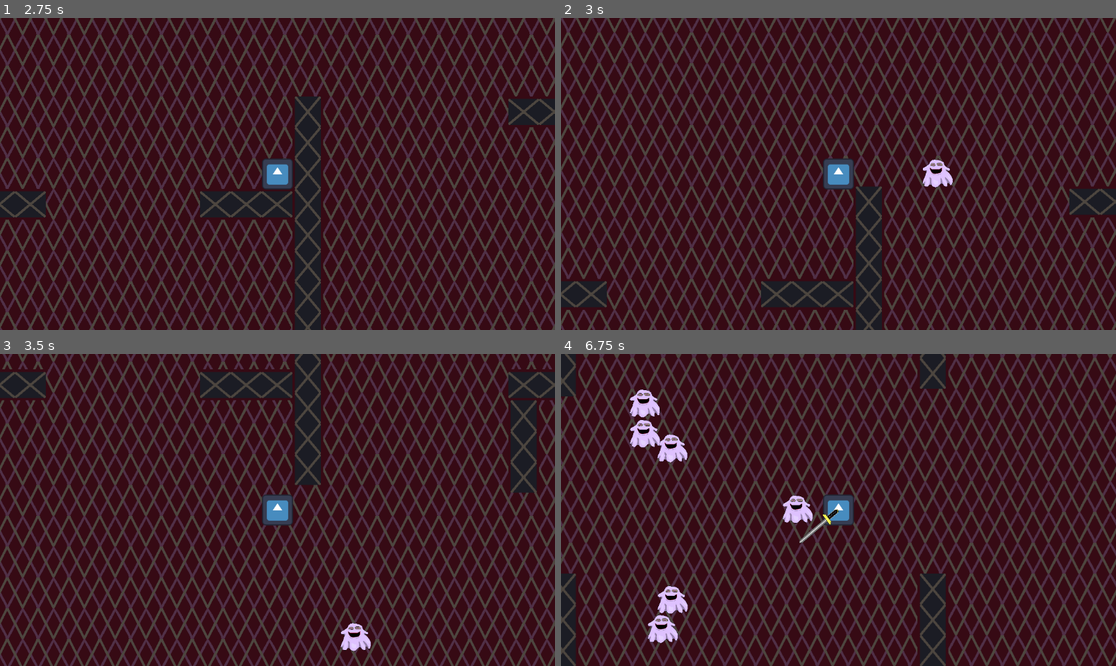
Above: before the commit, frames 1-4 (two rows, left to right).
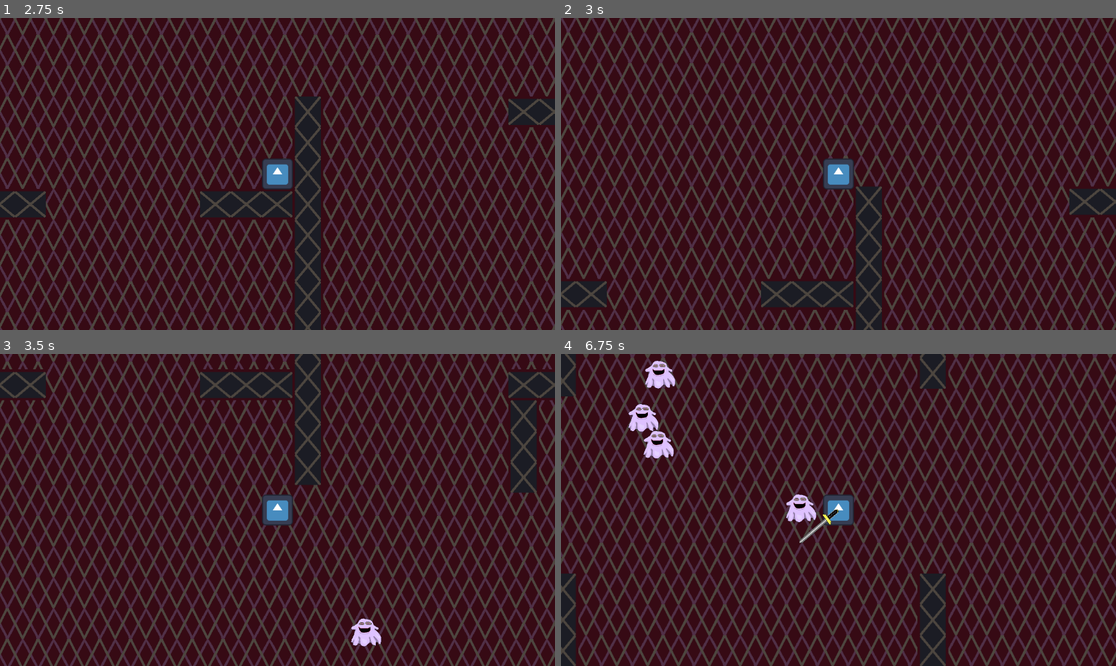
Above: after the commit, the same moments.

Repository: liamebre/godot_waveFight
Game: Godot game, scene res://scenes/main.tscn
Same seed, same stepped clock (60 frames per second), same inputs: the game is played once before the commit and once after it. The engine's default icon, where the game draws it, is replaced by a stand-in: a white triangle on a blue panel in a dark square.
Inputs (mouse positions are in pixels of both pictures, inside the frame that each line leads up to):
- Up to frame 1 (2.75 s): tap Enter at 0.5 s; move the mouse to (399, 158) at 0.52 s; hold D (move_right) 0.53-1.28 s; click (399, 158) at 0.6 s; move the mouse to (166, 189) at 1.27 s; hold S (move_down) 1.28-2.03 s; tap Space (dash) at 1.35 s; move the mouse to (333, 105) at 2.02 s; hold D (move_right) from 2.03 s (still down); click (333, 105) at 2.1 s
- Up to frame 2 (3 s): move the mouse to (810, 236) at 2.77 s; release D (move_right) at 2.78 s; hold W (move_up) from 2.78 s (still down); tap Space (dash) at 2.85 s
- Up to frame 3 (3.5 s): keep holding W (move_up)
- Up to frame 4 (6.75 s): move the mouse to (1005, 556) at 3.52 s; release W (move_up) at 3.53 s; hold A (move_left) 3.53-5.03 s; click (1005, 556) at 3.6 s; move the mouse to (672, 463) at 4.27 s; tap Space (dash) at 4.35, 5.85 s; move the mouse to (866, 510) at 5.02 s; hold S (move_down) 5.03-5.78 s; click (866, 510) at 5.1 s; move the mouse to (755, 432) at 5.77 s; hold D (move_right) 5.78-6.53 s; move the mouse to (960, 494) at 6.52 s; hold W (move_up) from 6.53 s (still down); click (960, 494) at 6.6 s

Frame 1 is identical in both runs. In frame 2, 0.4% of the frame differs, in the area x 65-71%, y 45-55%; in frame 3, 0.5%; in frame 4, 2.5%, in the area x 12-47%, y 2-93%.

Commit message:
upgrademenu
i got the menu to pop up when you win a round. and you can press the buttons which causes it to close and you move on to the second round. not actual upgrades tho just the button

Diff:
--- a/scenes/main.tscn
+++ b/scenes/main.tscn
@@ -23,7 +23,6 @@
 position = Vector2(2568, 1408)
 
 [node name="MobTimer" type="Timer" parent="."]
-wait_time = 0.75
 
 [node name="ScoreTimer" type="Timer" parent="."]
 
--- a/scenes/upgrades.tscn
+++ b/scenes/upgrades.tscn
@@ -1,4 +1,6 @@
-[gd_scene format=3 uid="uid://x5jnghysym2j"]
+[gd_scene load_steps=2 format=3 uid="uid://x5jnghysym2j"]
+
+[ext_resource type="Script" uid="uid://qq6ppj1abymf" path="res://scripts/upgrades.gd" id="1_a0ma6"]
 
 [node name="upgrades" type="Control"]
 layout_mode = 3
@@ -7,3 +9,60 @@
 anchor_bottom = 1.0
 grow_horizontal = 2
 grow_vertical = 2
+script = ExtResource("1_a0ma6")
+
+[node name="BoxContainer" type="BoxContainer" parent="."]
+layout_mode = 1
+anchors_preset = 15
+anchor_right = 1.0
+anchor_bottom = 1.0
+offset_left = 64.0
+offset_top = 64.0
+offset_right = -64.0
+offset_bottom = -80.0
+grow_horizontal = 2
+grow_vertical = 2
+
+[node name="HBoxContainer" type="HBoxContainer" parent="BoxContainer"]
+layout_mode = 2
+
+[node name="VSeparator2" type="VSeparator" parent="BoxContainer/HBoxContainer"]
+custom_minimum_size = Vector2(125, 0)
+layout_mode = 2
+
+[node name="Button" type="Button" parent="BoxContainer/HBoxContainer"]
+process_mode = 3
+layout_mode = 2
+text = "hello this is button 1 "
+
+[node name="VSeparator" type="VSeparator" parent="BoxContainer/HBoxContainer"]
+custom_minimum_size = Vector2(125, 0)
+layout_mode = 2
+
+[node name="HBoxContainer2" type="HBoxContainer" parent="BoxContainer"]
+process_mode = 3
+layout_mode = 2
+
+[node name="Button" type="Button" parent="BoxContainer/HBoxContainer2"]
+layout_mode = 2
+text = "hello this is button 2"
+
+[node name="VSeparator" type="VSeparator" parent="BoxContainer/HBoxContainer2"]
+custom_minimum_size = Vector2(125, 0)
+layout_mode = 2
+
+[node name="HBoxContainer3" type="HBoxContainer" parent="BoxContainer"]
+process_mode = 3
+layout_mode = 2
+
+[node name="Button" type="Button" parent="BoxContainer/HBoxContainer3"]
+layout_mode = 2
+text = "hello this is button 3"
+
+[node name="VSeparator" type="VSeparator" parent="BoxContainer/HBoxContainer3"]
+custom_minimum_size = Vector2(125, 0)
+layout_mode = 2
+
+[connection signal="pressed" from="BoxContainer/HBoxContainer/Button" to="." method="_on_button_pressed"]
+[connection signal="pressed" from="BoxContainer/HBoxContainer2/Button" to="." method="_on_button_pressed"]
+[connection signal="pressed" from="BoxContainer/HBoxContainer3/Button" to="." method="_on_button_pressed"]
--- a/scripts/main.gd
+++ b/scripts/main.gd
@@ -3,6 +3,7 @@
 @export var upgrades : PackedScene
 var score
 var level = 1
+var mobs
 
 func _ready():
 	new_game()
@@ -10,7 +11,6 @@
 func new_game():
 	score = 0
 	$Player.start($StartPosition.position)
-
 	$StartTimer.start()
 
 func game_over():
@@ -34,7 +34,6 @@
 
 	# Set the mob's position to the random location.
 	mob.position = mob_spawn_location.global_position
-
 	# Spawn the mob by adding it to the Main scene.
 	add_child(mob)
 
@@ -46,17 +45,18 @@
 func _process(_delta):
 	#sets how long mobs spawn in the level
 	#it increases by 15 sec every level
-	if score == level * 15:
+	if score == level * 5:
 		$MobTimer.stop()
 		$ScoreTimer.stop()
-		if $Player.score == level * (score + (5 * level)):
-			#upgrade()
+		if $Player.score == score:
+			upgrade()
 			print($Player.score)
 			print(level)
 			$MobTimer.start()
 			$ScoreTimer.start()
 			level = level +1
 
+		#add conditon so that after upgrade it starts timers again
+
 func _on_player_dead() -> void:
 	game_over()
-	new_game()
--- /dev/null
+++ b/scripts/upgrades.gd
@@ -0,0 +1,10 @@
+extends Control
+@onready var player: CharacterBody2D = $"../Player"
+
+func _ready() -> void:
+	position = player.position
+	get_tree().paused = true
+
+func _on_button_pressed() -> void:
+	get_tree().paused = false
+	queue_free()
Not shown, added: scripts/upgrades.gd.uid
